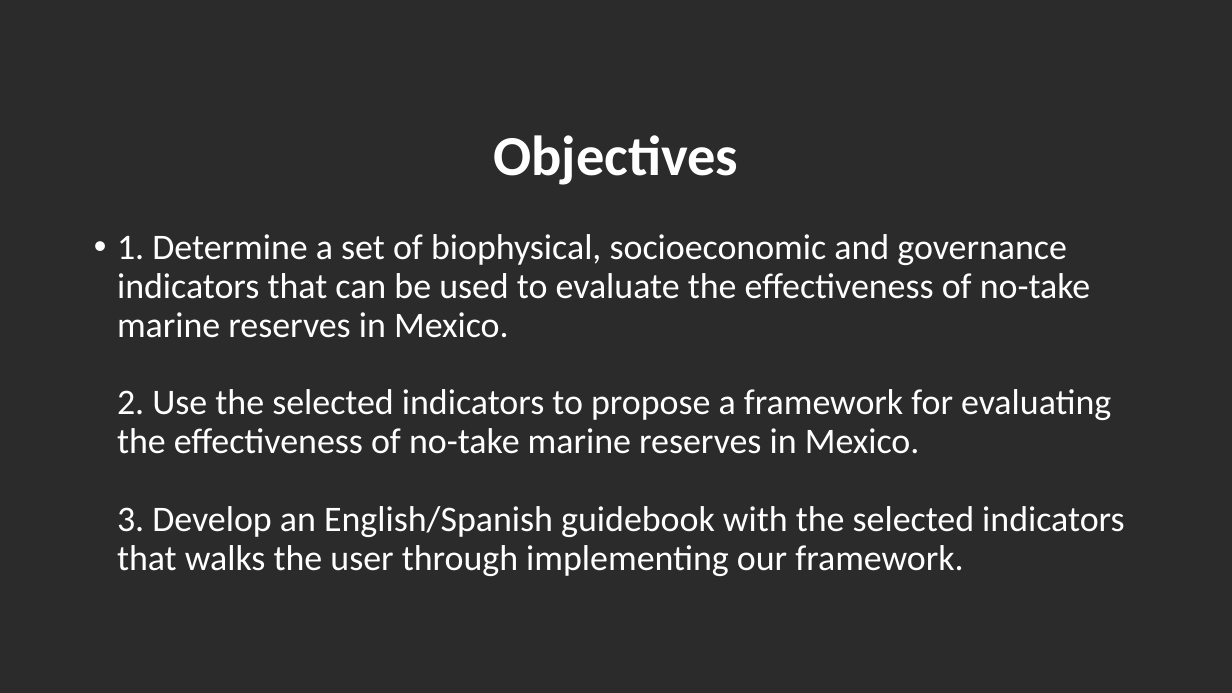
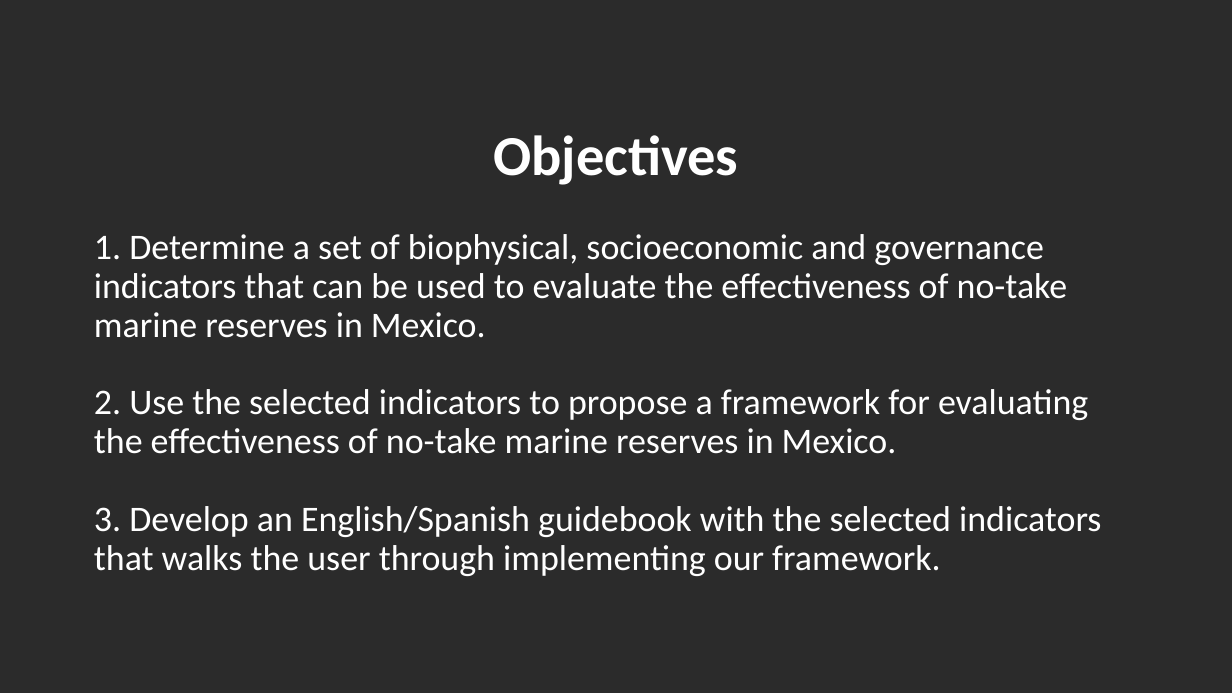
Before and after one commit to turfeffect/Docs, a slide deck: slide 2 of Presentations/Fall Review Meeting/A FRAMEWORK TO EVALUATE MARINE RESERVES IN MEXICO.pptx. Drawn at 1232x693 pixels with LibreOffice and Linux fonts; fonts in the diff are those of the drawing; background and template pictures are left out; a plain dark background stands for a picture behind light text. Boxes give left, top, right and bottom in pixels: in the first picture for what was removed or moved away, otherwise in the second. Text is boxed around its words. In the diff, an @@ line names an element or a change of style, - is before the commit and + after.

```diff
--- a/Presentations/Fall Review Meeting/A FRAMEWORK TO EVALUATE MARINE RESERVES IN MEXICO.pptx
+++ b/Presentations/Fall Review Meeting/A FRAMEWORK TO EVALUATE MARINE RESERVES IN MEXICO.pptx
@@ text "1. Determine a set of ..." at bbox=[94, 234, 1101, 576]: bullet • to none @@
```
Also in this commit, not shown: 5 other slides changed, 1 slide added, 1 slide removed.
